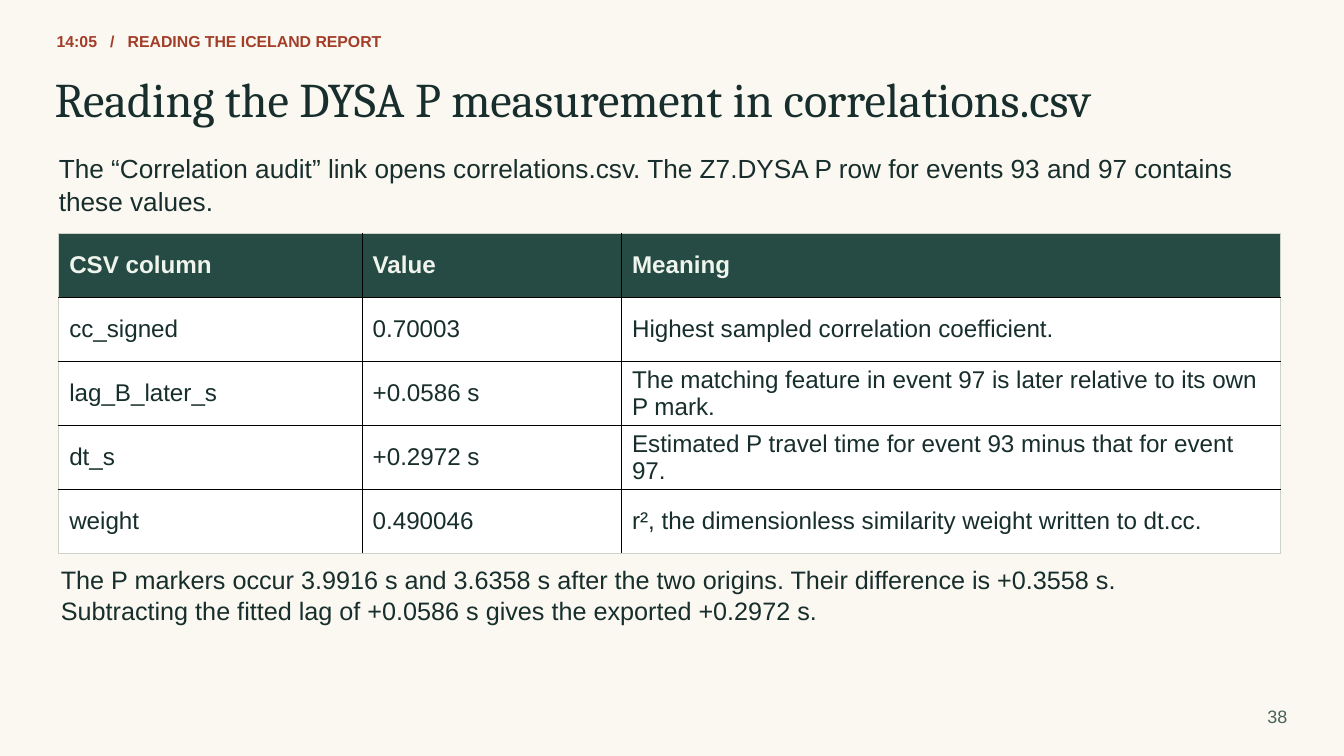
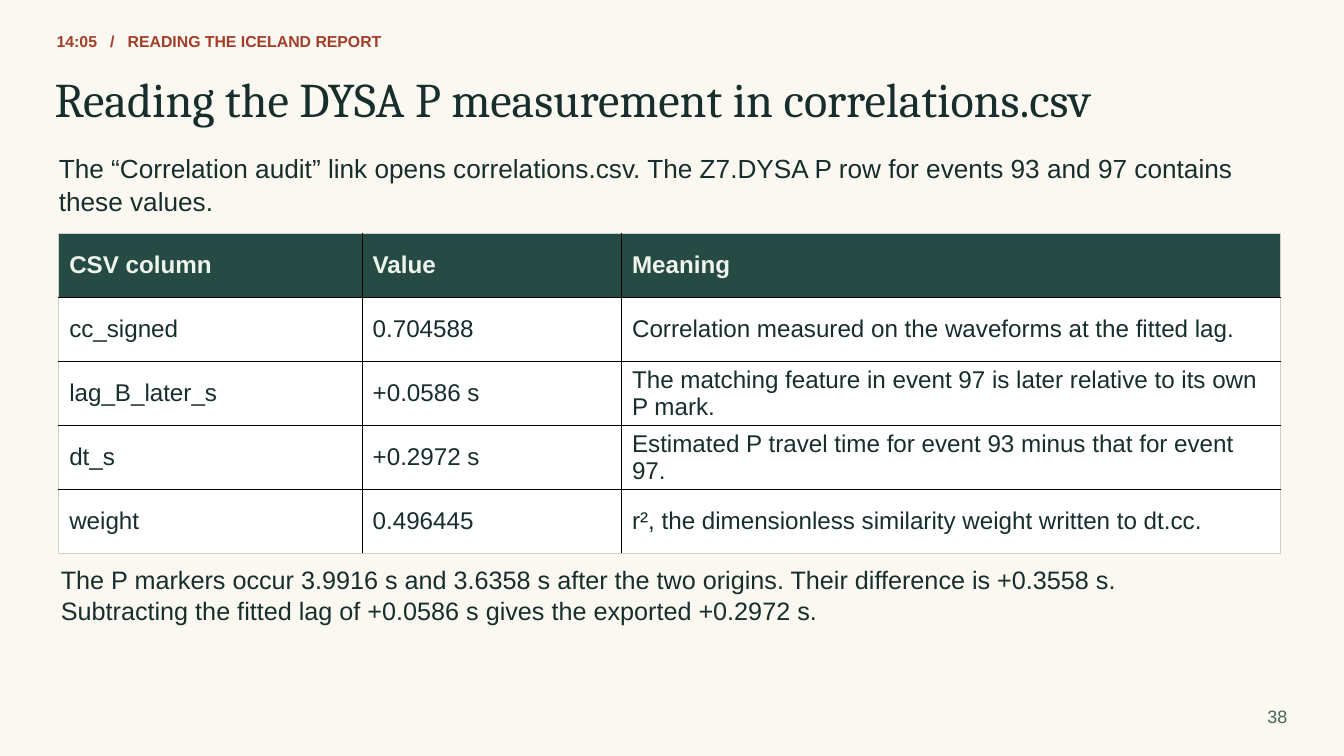
Before and after one commit to eliasrh/DDCorr.jl, a slide deck: slide 38 of teaching/DDCorr_minicourse.pptx. Drawn at 1344x756 pixels with LibreOffice and Linux fonts; fonts in the diff are those of the drawing. Boxes give left, top, right and bottom in pixels: in the first picture for what was removed or moved away, otherwise in the second. Text is boxed around its words. In the diff, an @@ line names an element or a change of style, - is before the commit and + after.

```diff
--- a/teaching/DDCorr_minicourse.pptx
+++ b/teaching/DDCorr_minicourse.pptx
@@ table at <box>58,233,1280,554</box> @@
-row 2, column 2: 0.70003
+row 2, column 2: 0.704588
-row 2, column 3: Highest sampled correlation coefficient.
+row 2, column 3: Correlation measured on the waveforms at the fitted lag.
-row 5, column 2: 0.490046
+row 5, column 2: 0.496445
```
Also in this commit, not shown: 16 other slides changed, 20 other files.
